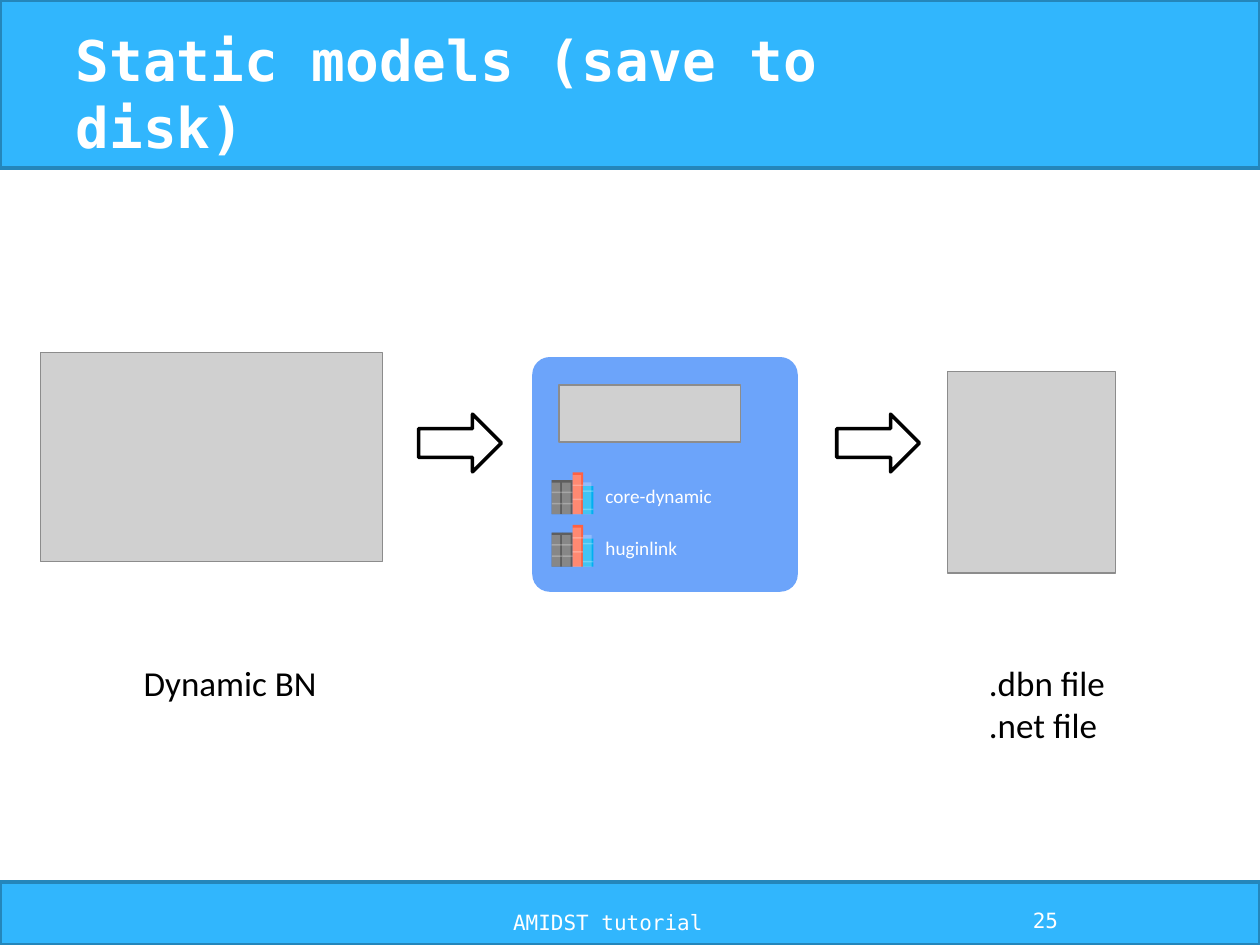
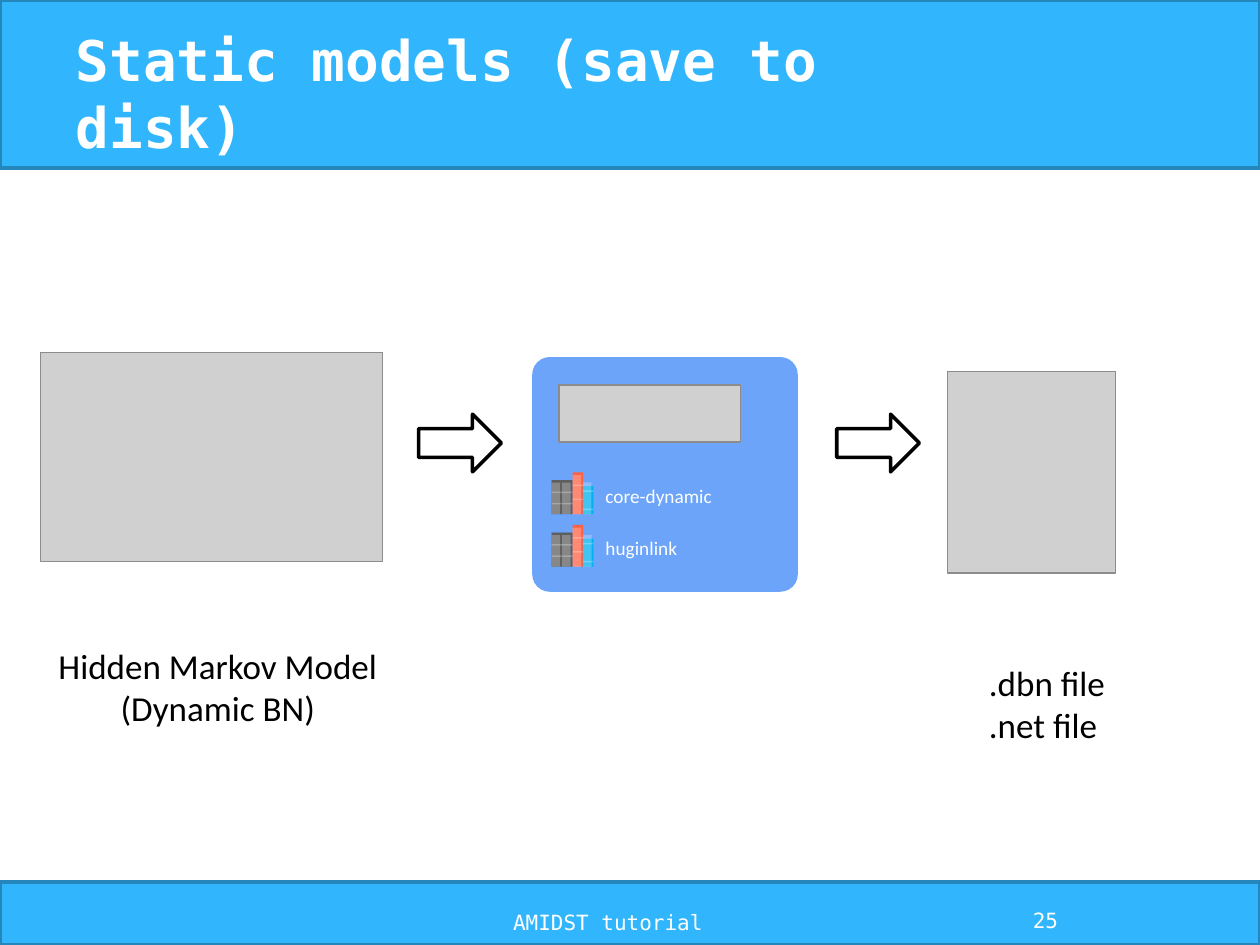
Before and after one commit to amidst/tutorial, a slide deck: slide 25 of doc/slides/AMIDST_slides.pptx. Drawn at 1260x945 pixels with LibreOffice and Linux fonts; fonts in the diff are those of the drawing; grey boxes stand for pictures; background and template pictures are left out. Boxes give left, top, right and bottom in pixels: in the first picture for what was removed or moved away, otherwise in the second. Text is boxed around its words. In the diff, an @@ line names an element or a change of style, - is before the commit and + after.

```diff
--- a/doc/slides/AMIDST_slides.pptx
+++ b/doc/slides/AMIDST_slides.pptx
@@ text at (58,654,377,727): text changed @@
-Dynamic BN
+Hidden Markov Model
+(Dynamic BN)
```
Also in this commit, not shown: 10 other slides changed, 6 other files.
